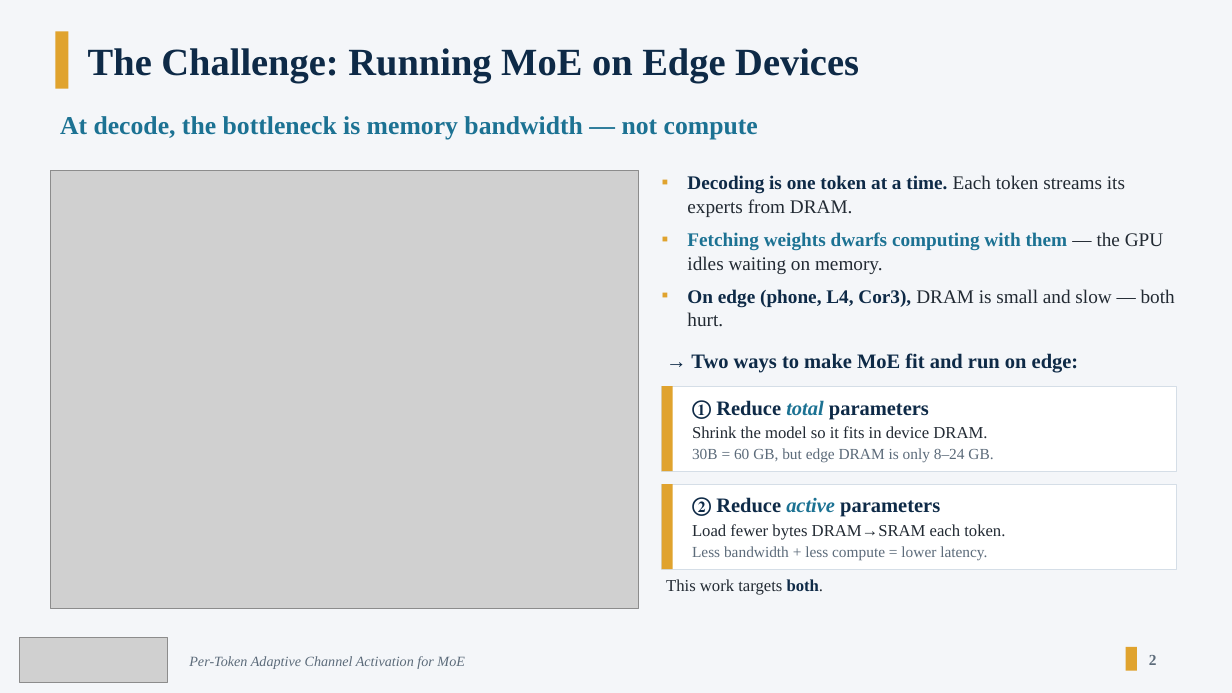
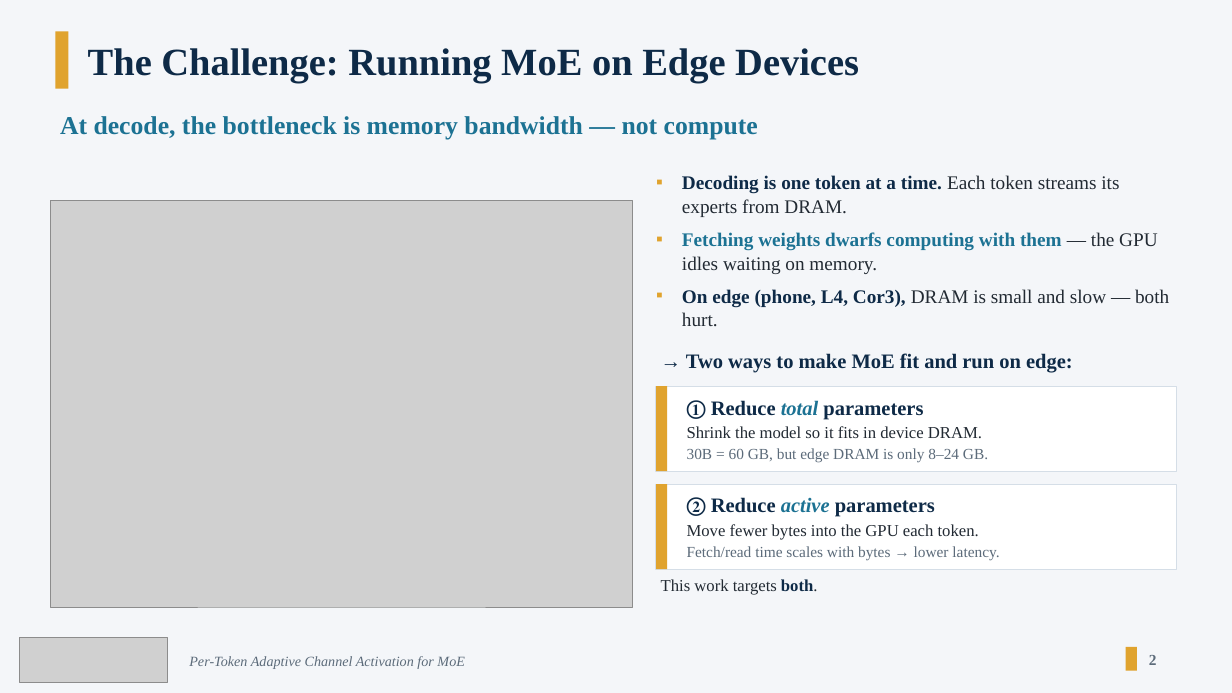
Before and after one commit to olokevin/moe-compression, a slide deck: slide 2 of docs/presentation/Yequan_26_Intro.pptx. Drawn at 1232x693 pixels with LibreOffice and Linux fonts; fonts in the diff are those of the drawing; grey boxes stand for pictures. Boxes give left, top, right and bottom in pixels: in the first picture for what was removed or moved away, otherwise in the second. Text is boxed around its words. In the diff, an @@ line names an element or a change of style, - is before the commit and + after.

```diff
--- a/docs/presentation/Yequan_26_Intro.pptx
+++ b/docs/presentation/Yequan_26_Intro.pptx
@@ text "Decoding is one token at ...": place and size @@
-text "Decoding is one token at ..." at (687, 175, 1175, 327)
+text "Decoding is one token at ..." at (682, 175, 1169, 326)
@@ picture: place and size @@
-picture at (51, 170, 639, 609)
+picture at (51, 201, 633, 607)
@@ text "→ Two ways to make ...": place and size @@
-text "→ Two ways to make ..." at (691, 353, 1079, 373)
+text "→ Two ways to make ..." at (686, 353, 1073, 373)
@@ rectangle: place and size @@
-rectangle at (662, 386, 1177, 471)
+rectangle at (656, 386, 1177, 471)
@@ rectangle: place and size @@
-rectangle at (662, 386, 673, 471)
+rectangle at (656, 386, 667, 471)
@@ text "① Reduce total parameters": place and size @@
-text "① Reduce total parameters" at (692, 400, 993, 463)
+text "① Reduce total parameters" at (687, 400, 988, 463)
@@ rectangle: place and size @@
-rectangle at (662, 484, 1177, 569)
+rectangle at (656, 484, 1177, 569)
@@ rectangle: place and size @@
-rectangle at (662, 484, 673, 569)
+rectangle at (656, 484, 667, 569)
@@ text at (687, 524, 999, 561): text changed @@
-Load fewer bytes DRAM→SRAM each token.
-Less bandwidth + less compute = lower latency.
+Move fewer bytes into the GPU each token.
+Fetch/read time scales with bytes → lower latency.
@@ text "This work targets both.": place and size @@
-text "This work targets both." at (666, 579, 824, 595)
+text "This work targets both." at (661, 579, 818, 595)
```
Also in this commit, not shown: 12 slides added, 39 other files.
